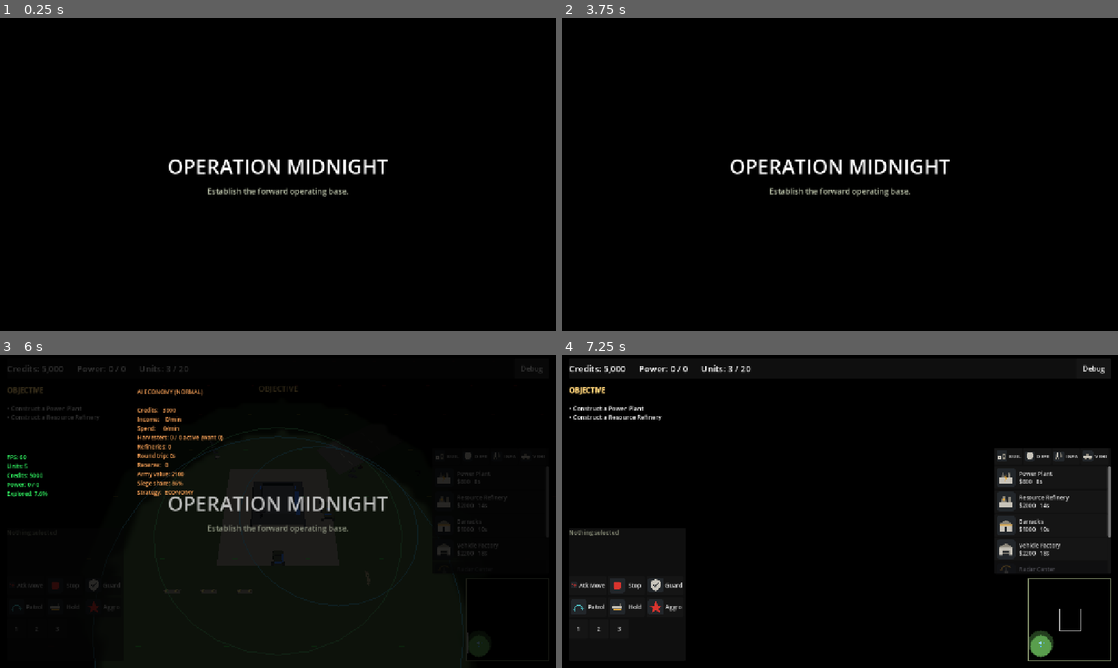
Above: before the commit, frames 1-4 (two rows, left to right).
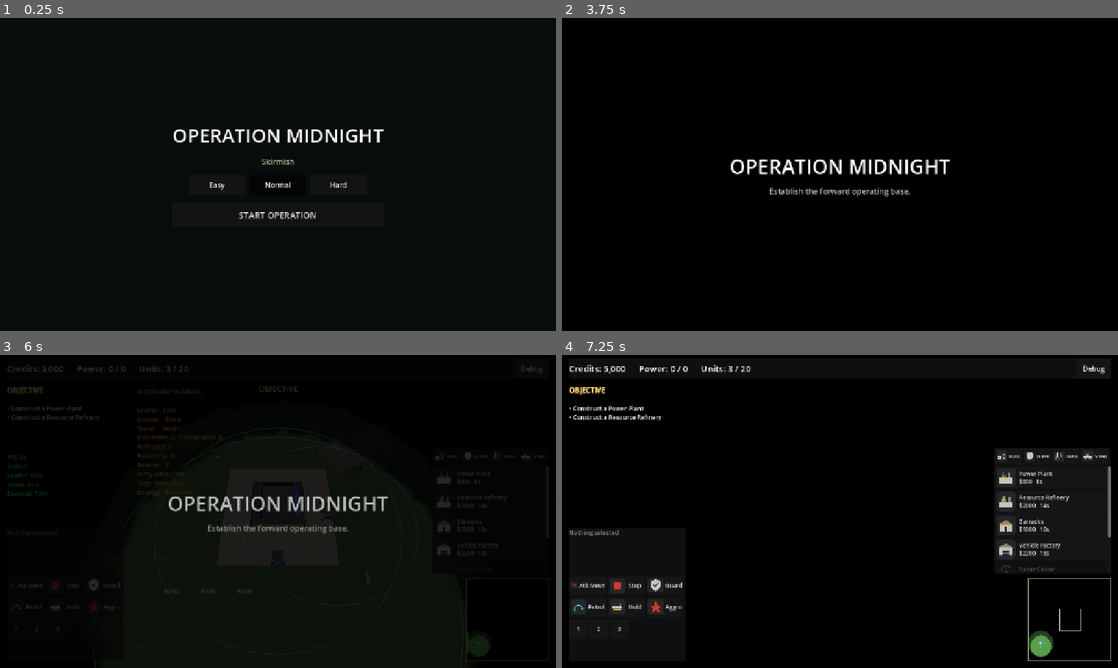
Above: after the commit, the same moments.

Repository: xionams/operation-midnight
Game: Godot game, scene res://main.tscn
Same seed, same stepped clock (60 frames per second), same inputs: the game is played once before the commit and once after it.
Inputs (mouse positions are in pixels of both pictures, inside the frame that each line leads up to):
- Up to frame 1 (0.25 s): no input
- Up to frame 2 (3.75 s): click "Easy" at 0.5 s; click "Easy" at 1.25 s; click "Normal" at 2 s; click "Normal" at 2.75 s; click "START OPERATION" at 3.5 s
- Up to frame 3 (6 s): click "1" at 4.25 s; click "2" at 5 s; click "Debug" at 5.75 s
- Up to frame 4 (7.25 s): tap Enter at 6.5 s; drag from (1067, 621) to (895, 442) at 6.52 s

The runs differ from the first frame. In frame 1, 2.5% of the frame differs, in the area x 30-70%, y 35-65%; in frame 2, nothing differs; in frame 3, 1.3%; in frame 4, nothing differs.

Commit message:
Fix a game that could not be started, and run it on Android
The APK builds, installs and plays. JDK 17, the Android SDK, the 4.7.2
export templates and an emulator are all installed under $HOME - none of
it needed root, which I wrongly said it did.

Running it found the most serious bug in the project so far. _ready()
built the skirmish setup screen, which pauses the tree, and THEN built
the intro overlay - so the intro was drawn on top of the setup screen,
and its fade tween could never advance while paused. The START button sat
invisible underneath an overlay that would never clear. A player could
not begin a match on any platform, desktop included. Every harness had
been calling hud._begin_match() directly, which is precisely why nothing
caught it. The intro is now built when the match starts.

tests/launch_smoke_test.gd covers the cold path nothing else did: the
tree pauses, START exists, nothing covers it, pressing it unpauses, the
intro clears itself, and the battlefield is live.

Emulator notes: the Vulkan/Mobile build initialises on the emulator
(Forward Mobile, Vulkan 1.3) but frames never present - VK_INCOMPLETE on
the host GL passthrough - and SwiftShader shuts it down a second after
init. Both are emulator GPU limits, not the game. A second preset,
"Android GL (emulator)", passes --rendering-method gl_compatibility so
the game can be verified end to end on an emulator; the shipped Android
preset stays Vulkan/Mobile for real hardware.

Verified on Android 14, 2400x1080: setup screen, START, HUD, icons,
minimap, fog, base and units all render correctly. Full suite 7/7, plus
launch and touch tests.

Co-Authored-By: Claude Opus 5 <noreply@anthropic.com>
Claude-Session: https://claude.ai/code/session_01DZuC8PnfRtC4UfouPMZvxD

Diff:
--- a/scripts/ui/hud.gd
+++ b/scripts/ui/hud.gd
@@ -76,7 +76,13 @@
 	_build_right_column()
 	_build_victory_overlay()
 	_build_setup_screen()
-	_build_intro()
+	## The intro is built when the match starts, NOT here. Built at _ready
+	## it was added after the setup screen and therefore drawn on top of
+	## it, while _build_setup_screen() pauses the tree - so its fade tween
+	## could never advance, and the START button sat invisible underneath
+	## an overlay that would never clear. The game could not be started by
+	## a player on any platform. Every harness hid it by calling
+	## _begin_match() directly.
 	_build_debug_overlay()
 
 	GameState.selection_changed.connect(_on_selection_changed)
@@ -626,6 +632,8 @@
 	MatchStats.reset()
 	_setup_overlay.visible = false
 	get_tree().paused = false
+	if _intro_overlay == null:
+		_build_intro()
 
 ## A short opening so the match does not begin in a silent sandbox.
 func _build_intro() -> void:
--- /dev/null
+++ b/tests/launch_smoke_test.gd
@@ -0,0 +1,56 @@
+extends Node
+
+## A real cold launch, with nothing bypassed.
+##
+## Every other harness calls hud._begin_match() to skip the skirmish
+## setup screen, which is exactly how a bug that made the game
+## unstartable survived: the intro overlay was drawn on top of the setup
+## screen while the tree was paused, so its fade never ran and the START
+## button was unreachable. This test presses START the way a player does.
+
+var _fails: Array = []
+
+func _check(name: String, cond: bool, detail: String = "") -> void:
+	print("TEST| %-50s %s %s" % [name, "PASS" if cond else "FAIL", detail])
+	if not cond:
+		_fails.append(name)
+
+func _find_button(node: Node, text: String) -> Button:
+	if node is Button and (node as Button).text == text:
+		return node
+	for child in node.get_children():
+		var found := _find_button(child, text)
+		if found != null:
+			return found
+	return null
+
+func _ready() -> void:
+	var main := get_parent()
+	await get_tree().process_frame
+	await get_tree().process_frame
+	var hud = main.get_node_or_null("HUD")
+	_check("HUD exists", hud != null)
+
+	_check("A cold launch pauses for the setup screen", get_tree().paused)
+	var start := _find_button(hud, "START OPERATION")
+	_check("START OPERATION button exists", start != null)
+
+	## The whole bug: something covering the button the player must press.
+	if start != null:
+		var blocked: bool = hud._intro_overlay != null and hud._intro_overlay.visible
+		_check("Nothing is covering the setup screen", not blocked)
+		start.pressed.emit()
+		await get_tree().process_frame
+		_check("Pressing START unpauses the match", not get_tree().paused)
+
+	var elapsed: float = 0.0
+	while elapsed < 6.0:
+		elapsed += get_process_delta_time()
+		await get_tree().process_frame
+	_check("The intro clears itself once the match runs",
+		hud._intro_overlay == null or not hud._intro_overlay.visible)
+	_check("The battlefield is live", get_tree().get_nodes_in_group("player_buildings").size() >= 1)
+
+	print("TEST| ---- %d failure(s) ----" % _fails.size())
+	print("TEST| DONE")
+	get_tree().quit()
--- /dev/null
+++ b/tests/launch_smoke_test.tscn
@@ -0,0 +1,9 @@
+[gd_scene load_steps=3 format=3]
+
+[ext_resource type="PackedScene" path="res://main.tscn" id="1"]
+[ext_resource type="Script" path="res://tests/launch_smoke_test.gd" id="2"]
+
+[node name="Main" instance=ExtResource("1")]
+
+[node name="LaunchSmokeTest" type="Node" parent="."]
+script = ExtResource("2")
Binary file added: screenshots/device/android_boot.png
Not shown, added: screenshots/device/android_boot.png.import
Binary file added: screenshots/device/android_game.png
Not shown, added: screenshots/device/android_game.png.import
Binary file added: screenshots/device/android_gl.png
Not shown, added: screenshots/device/android_gl.png.import
Binary file added: screenshots/device/android_hud.png
Not shown, added: screenshots/device/android_hud.png.import
Binary file added: screenshots/device/android_play.png
Not shown, added: screenshots/device/android_play.png.import
Binary file added: screenshots/device/android_setup.png
Not shown, added: tests/launch_smoke_test.gd.uid
(and 1 more such lines)
